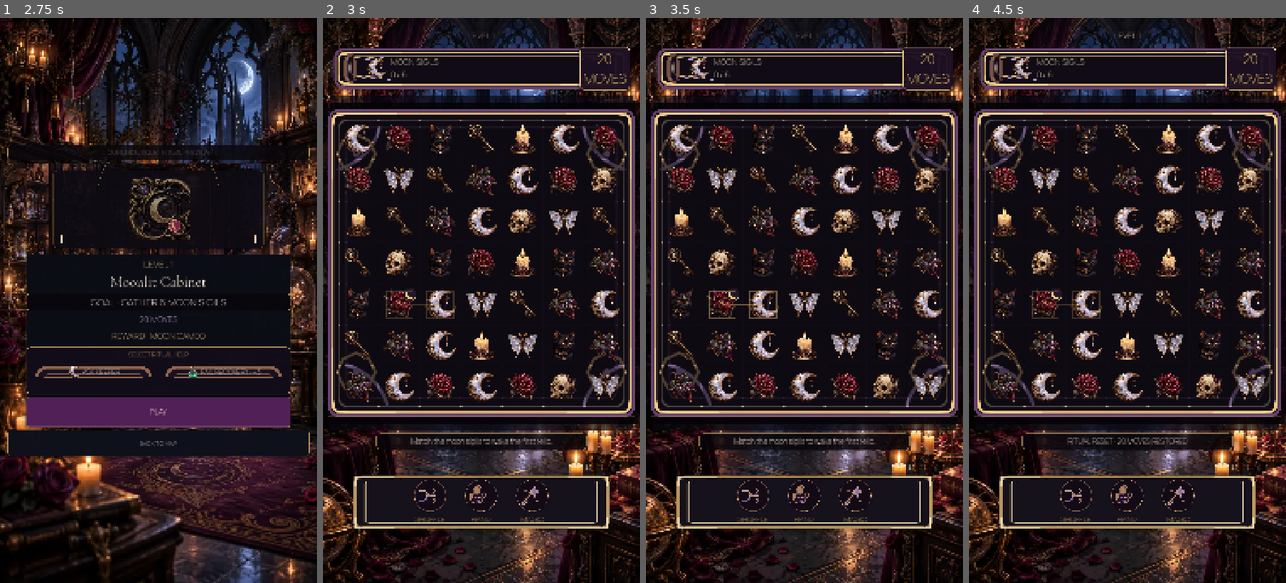
Above: before the commit, frames 1-4 (left to right).
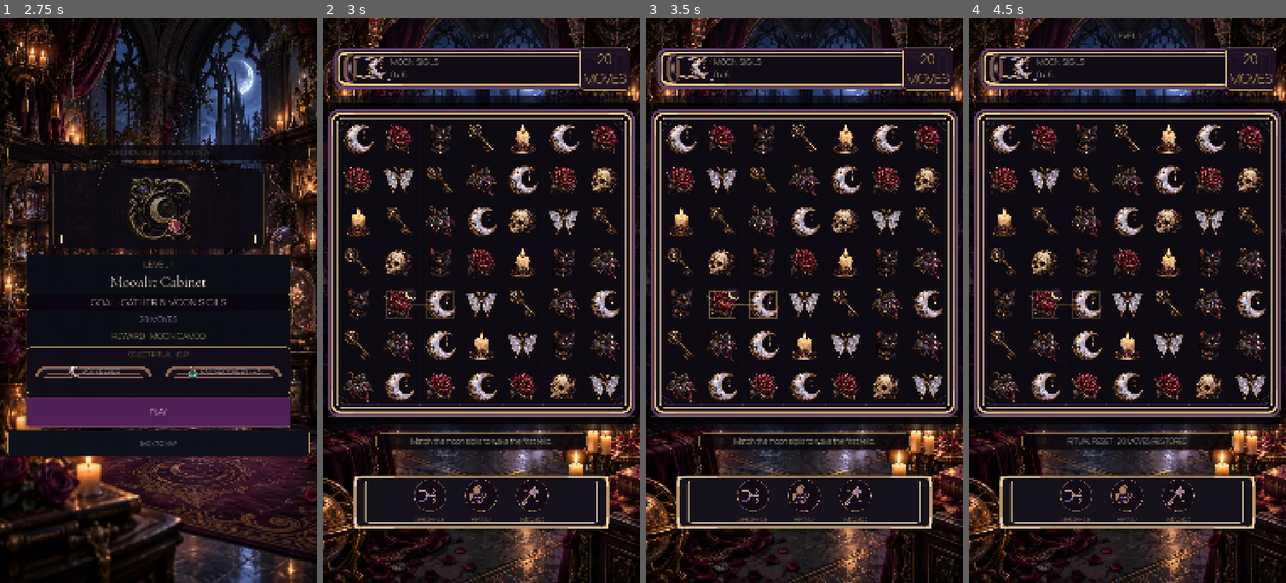
Above: after the commit, the same moments.

Repository: Jay-prodesign/akilta-match3
Game: Godot game, scene res://src/app/app_bootstrap.tscn
The game is run twice, just before and just after one commit, with the same random seed, the same clock (stepped at 60 frames per second) and the same inputs.
Inputs:
- Up to frame 1 (2.75 s): click "ENTER THE HOUSE" at 0.5 s; click "PLAY LEVEL 1" at 1.25 s; click "1" at 2 s
- Up to frame 2 (3 s): click "PLAY" at 2.75 s
- Up to frame 3 (3.5 s): no input
- Up to frame 4 (4.5 s): click "Ⅱ" at 3.5 s; click "RESTART LEVEL" at 4.25 s

Frame 1 is identical in both runs. In frame 2, 3.7% of the frame differs, in the area x 2-98%, y 16-71%; in frame 3, 3.7%; in frame 4, 3.7%.

Commit message:
Restrain board corner ornament scale and preserve nine-slice geometry

Diff:
--- a/src/match3/presentation/board_view.gd
+++ b/src/match3/presentation/board_view.gd
@@ -7,8 +7,8 @@
 
 const PieceVisuals = preload("res://src/match3/presentation/piece_visuals.gd")
 const PieceAssetLoader = preload("res://src/match3/presentation/piece_asset_loader.gd")
-const BOARD_FRAME_PATH := "res://assets/board/gbl_board_ritual_frame_9s_gothic_v02.svg"
-const BOARD_FRAME_REVISION := "gothic_corner_v2"
+const BOARD_FRAME_PATH := "res://assets/board/gbl_board_ritual_frame_9s_gothic_v03.svg"
+const BOARD_FRAME_REVISION := "gothic_corner_v3"
 const SPECIAL_ASSET_PATHS := {
 	"line_h": "res://assets/specials/gbl_special_line_h_idle_v01.webp",
 	"line_v": "res://assets/specials/gbl_special_line_v_idle_v01.webp",
@@ -124,7 +124,7 @@
 		return
 	var style := StyleBoxTexture.new()
 	style.texture = _board_frame_texture
-	var edge_margin := clampf(minf(float(_board_frame_texture.get_width()), float(_board_frame_texture.get_height())) * 0.30, 32.0, 48.0)
+	var edge_margin := clampf(minf(float(_board_frame_texture.get_width()), float(_board_frame_texture.get_height())) * 0.18, 72.0, 96.0)
 	style.texture_margin_left = edge_margin
 	style.texture_margin_top = edge_margin
 	style.texture_margin_right = edge_margin
